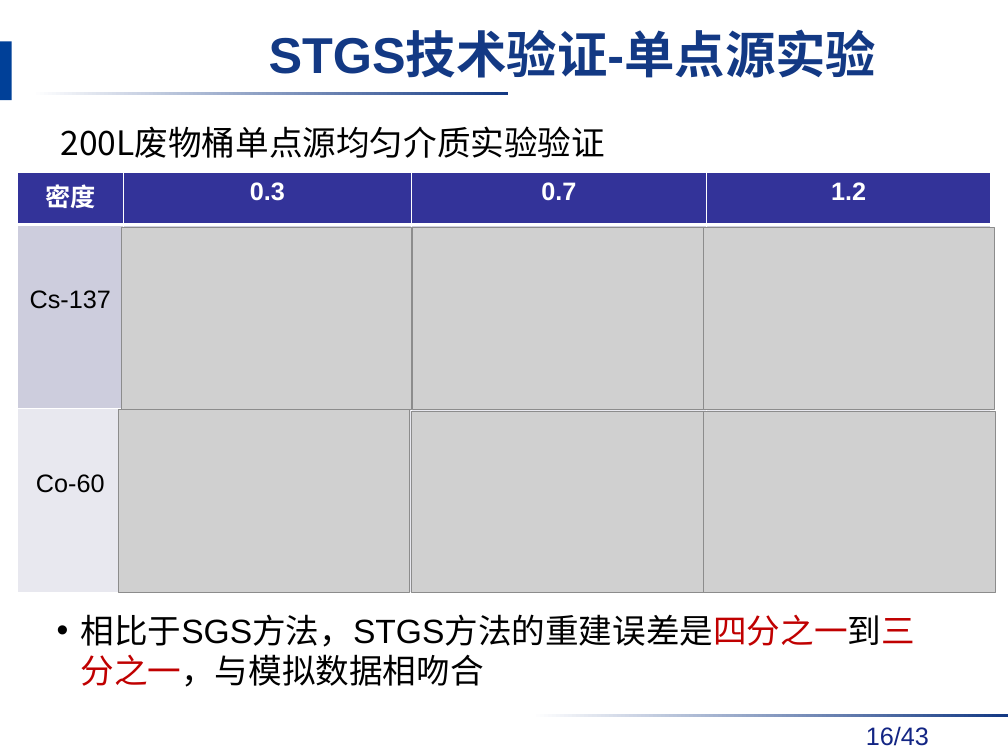
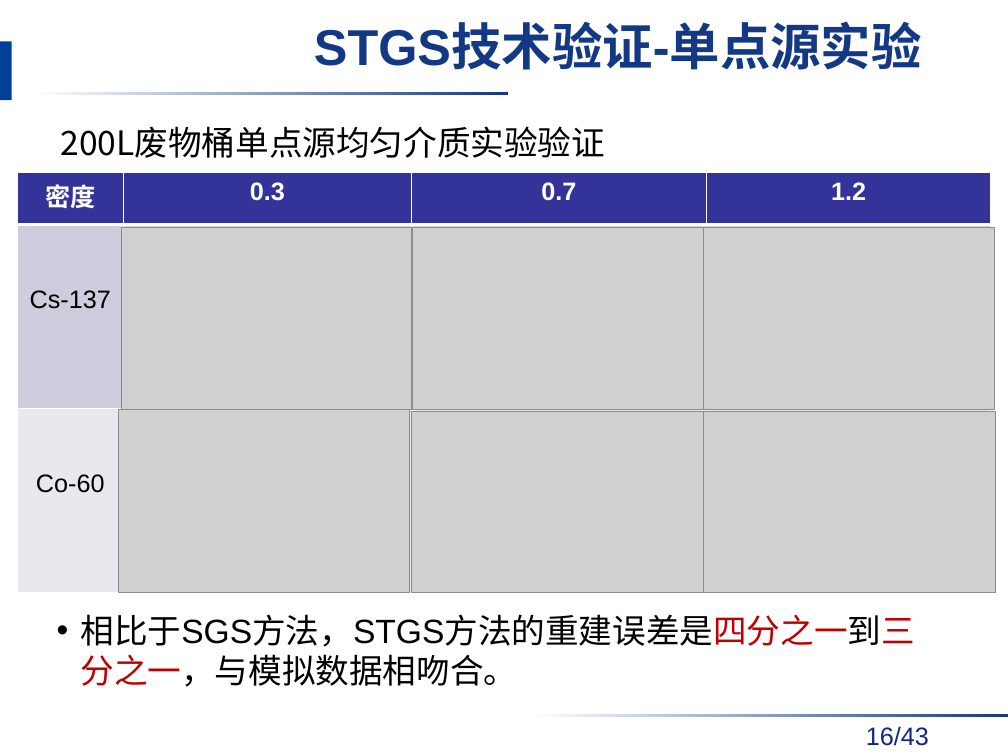
Before and after one commit to danxibao/NDAPapers, a slide deck: slide 16 of 答辩/毕业答辩报告v2-饶开源.pptx. Drawn at 1008x756 pixels with LibreOffice and Linux fonts; fonts in the diff are those of the drawing; grey boxes stand for pictures; background and template pictures are left out. Boxes give left, top, right and bottom in pixels: in the first picture for what was removed or moved away, otherwise in the second. Text is boxed around its words. In the diff, an @@ line names an element or a change of style, - is before the commit and + after.

```diff
--- a/答辩/毕业答辩报告v2-饶开源.pptx
+++ b/答辩/毕业答辩报告v2-饶开源.pptx
@@ title "STGS技术验证-单点源实验": place and size @@
-title "STGS技术验证-单点源实验" at bbox=[269, 33, 877, 78]
+title "STGS技术验证-单点源实验" at bbox=[314, 25, 922, 70]
@@ text at bbox=[81, 614, 915, 687]: text changed @@
-• 相比于SGS方法，STGS方法的重建误差是四分之一到三分之一，与模拟数据相吻合
+• 相比于SGS方法，STGS方法的重建误差是四分之一到三分之一，与模拟数据相吻合。
```
Also in this commit, not shown: 19 other slides changed, 2 slides added.
